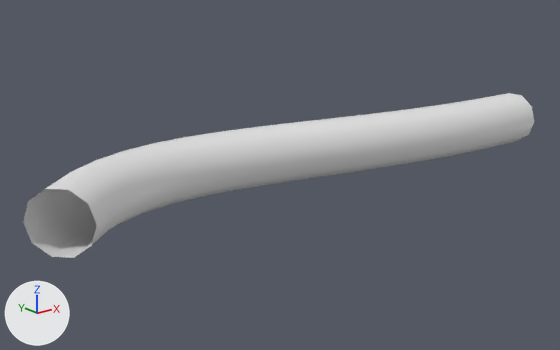
Before and after pictures for a commit that changed the glTF model assets/models/worm.glb.
The view is the same before and after, from a 50 mm camera at (-1.633, -1.748, 0.789) aimed at (-0.119, 0.145, 0.032). Arrows for +X, +Y and +Z are at lower left; the lights stay in place. Where no turn or scale is listed for an object, it has been applied to the vertices.

Before the edit, the objects in view are built like this:
```python
me_beziercurve = bpy.data.meshes.new('BezierCurve')
me_beziercurve.from_pydata(...)  # 150 vertices, 280 faces; spans x -1.0..0.93, y -0.09..0.3, z 0.01..0.19
ob_beziercurve = bpy.data.objects.new('BezierCurve', me_beziercurve)
ob_beziercurve.location = (0.0, 0.0, 0.0)
```
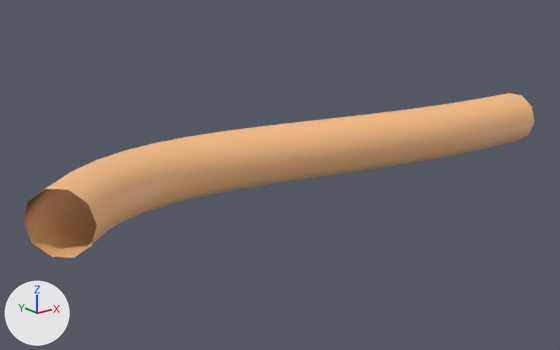
Where the change shows, as pixel boxes (x1, y1, x2, y2) in the pictures (560 x 350 px):
'BezierCurve', recoloured (grey to beige): (23, 93, 534, 258) in both

The change, as a list of edits to the scene's bpy script:
```text
Add img_chip:
    img_chip = load_image('chip', '_unpacked/chip', 1024, 1024, 'sRGB')
Add mat_material_001:
    mat_material_001 = principled_material('Material.001')
    mat_material_001.texture = img_chip
Change me_beziercurve:
    where me_beziercurve.from_pydata(...)  # 150 vertices, 280 faces; spans x -1.0..0.93, y -0.09..0.3, z 0.01..0.19
    add me_beziercurve.materials.append(mat_material_001)  # picture img_chip
```
